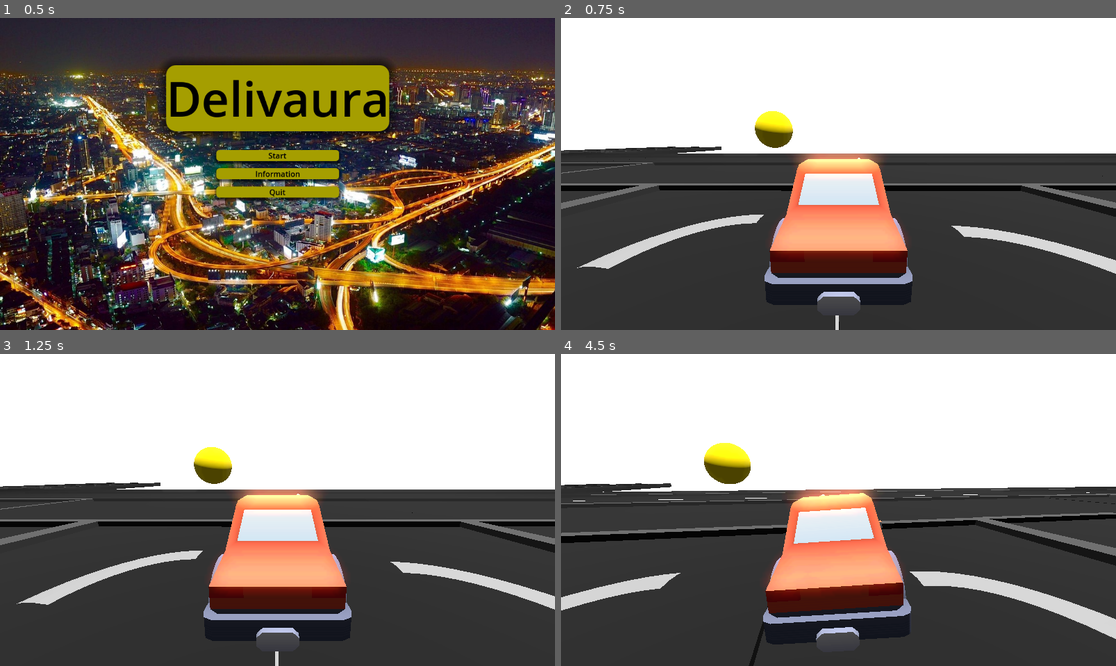
Above: before the commit, frames 1-4 (two rows, left to right).
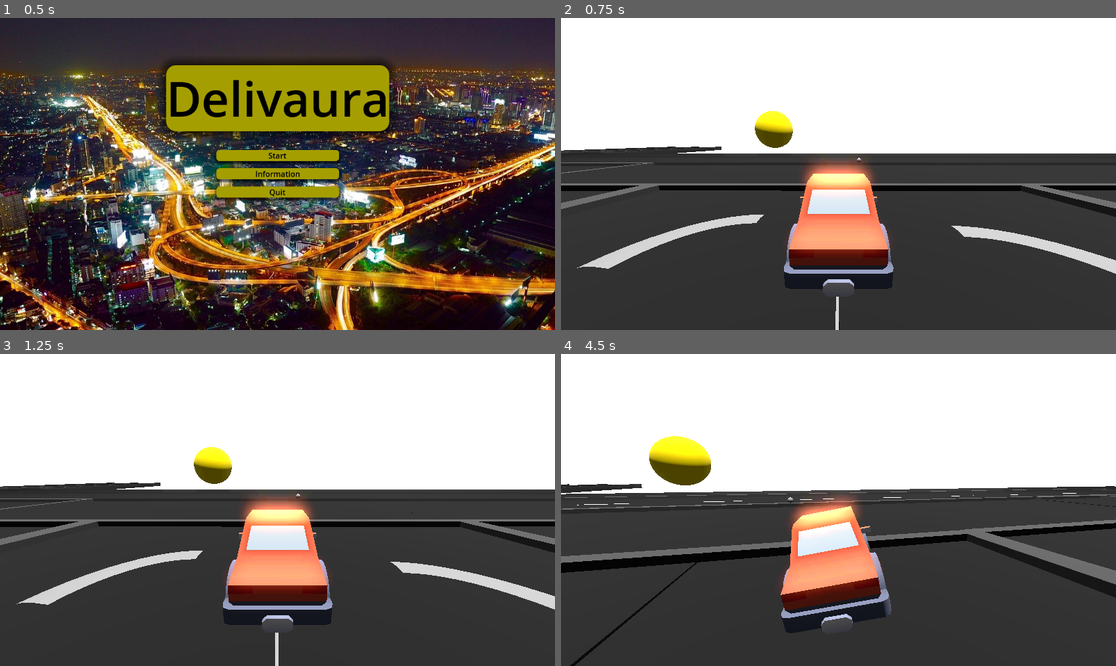
Above: after the commit, the same moments.

Repository: 12DGT-Project/Race-Game-12-DGT
Game: Godot game, scene res://Scenes/mainmenu.tscn
Same seed, same stepped clock (60 frames per second), same inputs: the game is played once before the commit and once after it.
Inputs:
- Up to frame 1 (0.5 s): no input
- Up to frame 2 (0.75 s): click "Start" at 0.5 s
- Up to frame 3 (1.25 s): no input
- Up to frame 4 (4.5 s): tap Enter at 1.25 s; hold D (SteerRight) 1.28-2.03 s; tap Shift (Drift) every 0.75 s from 1.35 to 4.35 s; tap Space at 2 s; hold S (Brake) 2.03-2.78 s; hold D (SteerRight) 2.78-3.53 s; hold W (Accelerate) 3.53-4.28 s; hold A (SteerLeft) from 4.28 s (still down)

Frame 1 is identical in both runs. In frame 2, 7.1% of the frame differs, in the area x 36-64%, y 43-96%; in frame 3, 7.1%; in frame 4, 21%, in the area x 0-100%, y 26-100%.

Commit message:
update and add stop sign

Diff:
--- a/delivaura---level-design/Scenes/car_body.tscn
+++ b/delivaura---level-design/Scenes/car_body.tscn
@@ -1,6 +1,6 @@
 [gd_scene load_steps=21 format=4 uid="uid://5unn2y7qly0w"]
 
-[ext_resource type="Script" uid="uid://c4xtpg53wh0uf" path="res://Scripts/car_script.gd" id="1_qs7cx"]
+[ext_resource type="Script" uid="uid://c4xtpg53wh0uf" path="res://scripts/car_script.gd" id="1_qs7cx"]
 [ext_resource type="Texture2D" uid="uid://bvi8aao307liy" path="res://Assets/Character Sprites/Models/GLB format/Textures/colormap.png" id="1_vd3mm"]
 
 [sub_resource type="PhysicsMaterial" id="PhysicsMaterial_qljlm"]
@@ -284,7 +284,7 @@
 transform = Transform3D(1, 0, 0, 0, 1, 0, 0, 0, 1, 0, 0.234295, 0)
 
 [node name="Model" type="Node3D" parent="Car Body"]
-transform = Transform3D(-3, 0, -4.52987e-07, 0, 3, 0, 4.52987e-07, 0, -3, 0, -0.134455, 0)
+transform = Transform3D(-2.5, 0, -3.77489e-07, 0, 2.5, 0, 3.77489e-07, 0, -2.5, 0, -0.134455, 0)
 
 [node name="body" type="MeshInstance3D" parent="Car Body/Model"]
 transform = Transform3D(1, 0, 0, 0, 1, 0, 0, 0, 1, -0.00133705, 0.159634, -0.0200085)
--- a/delivaura---level-design/Scripts/car_script.gd
+++ b/delivaura---level-design/Scripts/car_script.gd
@@ -9,8 +9,8 @@
 @onready var boost_timer: Timer = $BoostTimer
 @onready var animation_player: AnimationPlayer = $AnimationPlayer
 
-var acceleration = 70.0
-var steering = 12.0
+var acceleration = 120.0
+var steering = 20.0
 var turn_speed = 5.0
 var body_tilt = 30
 
Not shown, changed: Blender tutorials/Stop_sign.blend
Not shown, changed: Blender tutorials/Stop_sign.blend1
Not shown, added: Blender tutorials/Stop_sign.mtl
Not shown, added: Blender tutorials/Stop_sign.obj
